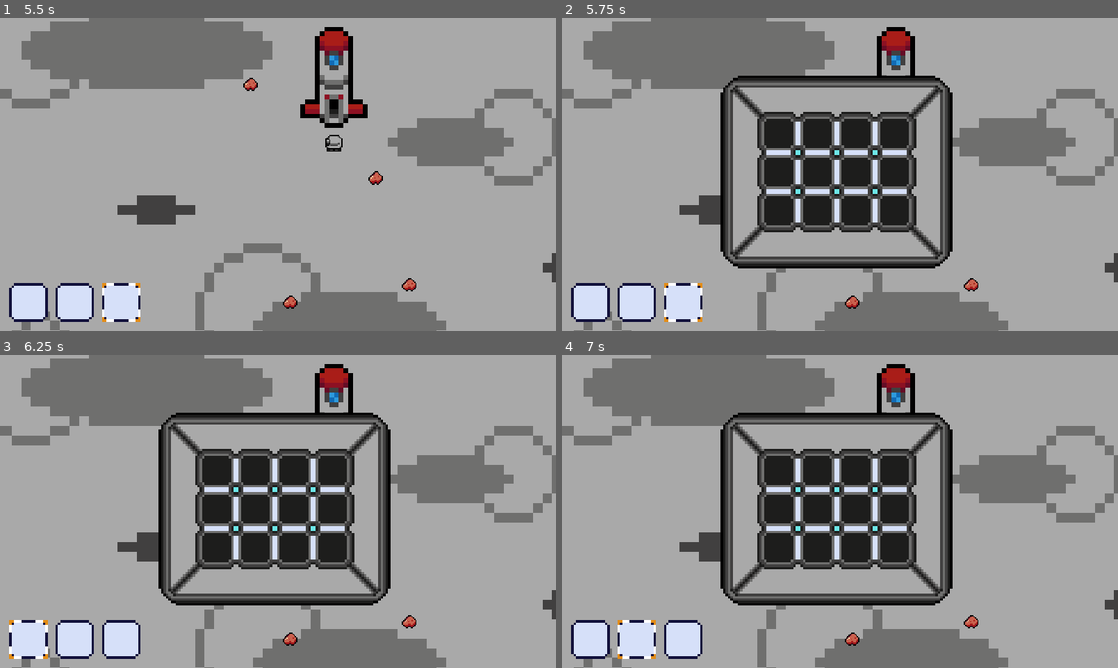
Above: before the commit, frames 1-4 (two rows, left to right).
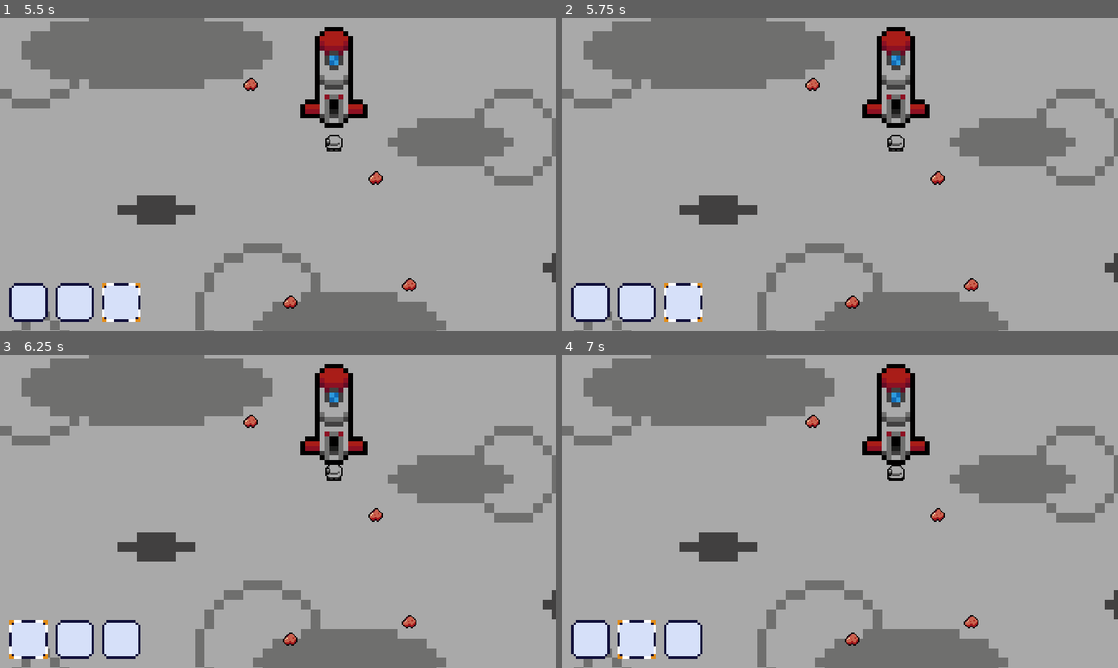
Above: after the commit, the same moments.

Repository: nntnta/Planetary-Rendezvous
Game: Godot game, scene res://main_scene/planet_select.tscn
The game is run twice, just before and just after one commit, with the same random seed, the same clock (stepped at 60 frames per second) and the same inputs.
Inputs (mouse positions are in pixels of both pictures, inside the frame that each line leads up to):
- Up to frame 1 (5.5 s): click (50, 177) at 0.5 s; move the mouse to (400, 158) at 1.27 s; hold 1 (1) 1.28-2.03 s; tap 2 (2) at 1.55, 2.1 s; tap Enter at 2, 3.5, 5 s; move the mouse to (166, 190) at 2.02 s; tap 3 (3) at 2.3 s; tap Space at 2.75, 4.25 s; move the mouse to (333, 105) at 2.77 s; hold 3 (3) 2.78-3.53 s; tap A (a) at 3.05, 3.6 s; move the mouse to (250, 237) at 3.52 s; tap D (d) at 3.8, 4.35 s; move the mouse to (444, 221) at 4.27 s; tap S (s) at 4.55, 5.1 s; tap Escape (esc) at 4.9 s; move the mouse to (111, 127) at 5.02 s; tap W (w) at 5.3 s
- Up to frame 2 (5.75 s): tap Tab (inventory) at 5.65 s
- Up to frame 3 (6.25 s): move the mouse to (305, 511) at 5.77 s; hold 1 (1) from 5.78 s (still down); tap W (w) at 5.85 s
- Up to frame 4 (7 s): move the mouse to (756, 433) at 6.52 s; release 1 (1) at 6.53 s; tap 1 (1) at 6.6 s; tap 2 (2) at 6.8 s

Frame 1 is identical in both runs. In frame 2, 18% of the frame differs, in the area x 28-71%, y 18-80%; in frame 3, 18%; in frame 4, 18%.

Commit message:
19

Diff:
--- a/Autoload/database.json
+++ b/Autoload/database.json
@@ -1,6 +1,6 @@
 {
 	"0" : {
-		"texture" : "mineral_earth.png",
+		"texture" : "healing_factor.png",
 		"slot_type" : 0,
 		"ATK" : 0
 	},
--- a/global_check/global.gd
+++ b/global_check/global.gd
@@ -1,4 +1,8 @@
 extends Node
+
+func _process(delta):
+	if exp_earth >= 5 && exp_mars >= 5 && exp_mercury >= 5 && exp_venus >= 5:
+		silver_pickaxe_drop = false
 
 #slots------------------------------------------------------------------------------------------------
 var slot = 'inv1'
@@ -11,3 +15,24 @@
 var diamond_pickaxe_drop	= true
 var cosmium_pickaxe_drop	= true
 #tools---------------------------------------------------------------------------------------------------
+
+#rare------
+var shiny_floral = false
+#rare------
+
+#items-------
+var item_array = []
+var healing_factor_dropped = false
+#items-------
+
+#planet exp------
+var exp_mercury = 0
+var exp_venus = 0
+var exp_earth = 0
+var exp_mars = 0
+var exp_jupiter = 0
+var exp_saturn = 0
+var exp_neptune = 0
+var exp_uranus = 0
+var exp_pluto = 0
+#planet exp------
--- a/loots/florals.gd
+++ b/loots/florals.gd
@@ -1,20 +1,38 @@
 extends Area2D
 
-
+var shiny = false
+var dropped = false
 # Called when the node enters the scene tree for the first time.
 func _ready():
-	if randi_range(0,100) < 10:
+	if randi_range(0,100) < 10 && global.shiny_floral == false && global.healing_factor_dropped == false:
+		shiny = true
+		global.shiny_floral = true
 		$AnimationPlayer.play('idle_shiny')
 	else:
 		$AnimationPlayer.play('idle')
-
-
 
 # Called every frame. 'delta' is the elapsed time since the previous frame.
 func _process(delta):
 	pass
 
-
 func _on_area_entered(area):
 	if area.is_in_group('pickaxe'):
 		$AnimationPlayer.play('gettingHit')
+
+	if area.is_in_group('player') && dropped:
+		if shiny:
+			var ID = '0'
+			global.healing_factor_dropped = true
+			get_parent().find_child("inv_grid").add_item(ID)
+		queue_free()
+
+func drops():
+	$coll_for_env.queue_free()
+	if shiny:
+		dropped = true
+		$Sprite2D.frame_coords = Vector2(1,2)
+		$Sprite2D.scale = Vector2(0.25,0.25)
+	else:
+		dropped = true
+		$Sprite2D.frame_coords = Vector2(0,2)
+		$Sprite2D.scale = Vector2(0.25,0.25)
--- a/loots/florals.tscn
+++ b/loots/florals.tscn
@@ -32,7 +32,7 @@
 "transitions": PackedFloat32Array(1),
 "values": [{
 "args": [],
-"method": &"queue_free"
+"method": &"drops"
 }]
 }
 
@@ -101,6 +101,9 @@
 "idle_shiny": SubResource("Animation_ib51v")
 }
 
+[sub_resource type="CircleShape2D" id="CircleShape2D_5uc74"]
+radius = 20.025
+
 [node name="floral" type="Area2D"]
 script = ExtResource("1_rjbvy")
 
@@ -108,7 +111,7 @@
 shape = SubResource("CircleShape2D_31cuw")
 
 [node name="Sprite2D" type="Sprite2D" parent="."]
-scale = Vector2(0.5, 0.1)
+scale = Vector2(0.25, 0.3)
 texture = ExtResource("1_fmlue")
 hframes = 2
 vframes = 3
@@ -120,4 +123,10 @@
 "": SubResource("AnimationLibrary_3kg56")
 }
 
+[node name="coll_for_env" type="StaticBody2D" parent="."]
+
+[node name="coll" type="CollisionShape2D" parent="coll_for_env"]
+shape = SubResource("CircleShape2D_5uc74")
+debug_color = Color(0.694118, 0.490196, 0.219608, 0.419608)
+
 [connection signal="area_entered" from="." to="." method="_on_area_entered"]
--- a/loots/minerals.gd
+++ b/loots/minerals.gd
@@ -1,52 +1,75 @@
 extends Area2D
-var mineral_hp = 3
+var mineral_hp = 4
+var pickaxe_dmg = 1
 var ID = '0'
 # Called when the node enters the scene tree for the first time.
 func _ready():
 	$drops.monitoring = false
 
 	if get_parent().editor_description == 'mercury':
-		ID = '3'
+		ID = '0'
 		$mineral.region_rect = Rect2(160,0,160,160)
 
 	if get_parent().editor_description == 'venus':
-		ID = '2'
+		ID = '1'
 		$mineral.region_rect = Rect2(480,0,160,160)
 
 	if get_parent().editor_description == 'earth':
-		ID = '0'
+		ID = '2'
 		$mineral.region_rect = Rect2(0,0,160,160)
 
 	if get_parent().editor_description == 'mars':
-		ID = '1'
+		ID = '3'
 		$mineral.region_rect = Rect2(320,0,160,160)
 
 # Called every frame. 'delta' is the elapsed time since the previous frame.
 func _process(delta):
-	pass
-
+	if !global.silver_pickaxe_drop:
+		pickaxe_dmg = 2
 
 func _on_area_entered(area):
 	if area.is_in_group('pickaxe'):
+		mineral_hp -= pickaxe_dmg
 		if mineral_hp == 3:
 			$mineral.region_rect.position.y = 160
 			$mineral.region_rect.size.y = 160
-			mineral_hp -= 1
+			#mineral_hp -= pickaxe_dmg
 
 		elif mineral_hp == 2:
 			$mineral.region_rect.position.y = 320
 			$mineral.region_rect.size.y = 160
-			mineral_hp -= 1
+			#mineral_hp -= pickaxe_dmg
 
-		elif mineral_hp == 1:
+		elif mineral_hp <= 1:
 			$coll.disabled = true
+			if $drops.monitoring == false:
+				$coll_for_env.queue_free()
 			$drops.monitoring = true
 			$mineral.region_rect.position.y = 480
 			$mineral.region_rect.size.y = 160
+			#mineral_hp -= pickaxe_dmg
+
+
 
 
 
 func _on_drops_area_entered(area):
 	if area.is_in_group('player'):
-		get_parent().find_child("inv_grid").add_item(ID)
+		match ID:
+			'0':
+				global.exp_mercury += 1
+				#if global.mineral_mercury > 4:
+					#print(global.mineral_mercury)
+			'1':
+				global.exp_venus += 1
+				#if global.mineral_venus > 4:
+					#print(global.mineral_venus)
+			'2':
+				global.exp_earth += 1
+				#if global.mineral_earth > 4:
+					#print(global.mineral_earth)
+			'3':
+				global.exp_mars += 1
+				#if global.mineral_mars > 4:
+					#print(global.mineral_mars)
 		queue_free()
--- a/loots/minerals.tscn
+++ b/loots/minerals.tscn
@@ -8,6 +8,9 @@
 
 [sub_resource type="CircleShape2D" id="CircleShape2D_2dn0l"]
 radius = 13.0384
+
+[sub_resource type="CircleShape2D" id="CircleShape2D_i1yno"]
+radius = 16.0
 
 [node name="minerals" type="Area2D" groups=["mineral"]]
 script = ExtResource("1_1q0km")
@@ -26,5 +29,12 @@
 [node name="coll" type="CollisionShape2D" parent="drops"]
 shape = SubResource("CircleShape2D_2dn0l")
 
+[node name="coll_for_env" type="StaticBody2D" parent="."]
+
+[node name="coll" type="CollisionShape2D" parent="coll_for_env"]
+position = Vector2(1, 0)
+shape = SubResource("CircleShape2D_i1yno")
+debug_color = Color(0.894118, 0.317647, 0.101961, 0.419608)
+
 [connection signal="area_entered" from="." to="." method="_on_area_entered"]
 [connection signal="area_entered" from="drops" to="." method="_on_drops_area_entered"]
--- a/main_scene/transition.gd
+++ b/main_scene/transition.gd
@@ -7,6 +7,8 @@
 var inMenu = false
 
 func change_scene(planet: PackedScene, name):
+	global.shiny_floral = false
+
 	current_scene = name
 	$transition/ColorRect.visible = true
 	$transition.play("fadeout")
--- a/player/inventory/UI.gd
+++ b/player/inventory/UI.gd
@@ -1,4 +1,5 @@
 extends Control
+
 
 
 func _input(event):
--- a/player/inventory/inv_grid.gd
+++ b/player/inventory/inv_grid.gd
@@ -1,8 +1,16 @@
 extends GridContainer
 
+func _ready():
+	for i in global.item_array:
+		add_item(i)
 
 func add_item(ID = "0"):
-	var item_texture = load("res://pics/minerals/" + ItemData.get_texture(ID))
+	if global.item_array == null:
+		global.item_array.append(ID)
+	elif !global.item_array.has(ID):
+		global.item_array.append(ID)
+
+	var item_texture = load("res://pics/inventory_stuff/" + ItemData.get_texture(ID))
 	var item_slot_type = ItemData.get_slot_type(ID)
 	var item_ATK = ItemData.get_ATK(ID)
 	var item_ID = ID
@@ -14,23 +22,13 @@
 					"quantity": item_quantity}
 
 	var index = 0
-	var first_slot = true
-	var first_index = 0
-	var no_dup = true
 	for i in get_children():
 		item_quantity = i.get_quantity()
-		if i.filled == false && first_slot == true:
-			first_index = i.get_index()
-			first_slot = false
-		if i.filled == true && item_ID == i.get_ID() :
+
+		if i.filled == false :
 			index = i.get_index()
-			item_data["quantity"] = item_quantity+1
-			no_dup = false
 			break
 		#elif i.filled == false:
 			#index = i.get_index()
 
-	if no_dup:
-		get_child(first_index).set_property(item_data)
-	if !no_dup:
-		get_child(index).set_property(item_data)
+	get_child(index).set_property(item_data)
--- a/player/inventory/inventory.tscn
+++ b/player/inventory/inventory.tscn
@@ -7,13 +7,14 @@
 [ext_resource type="Texture2D" uid="uid://bpfbqjpjdsmsy" path="res://pics/tools/inventory_box.png" id="2_lmtku"]
 [ext_resource type="PackedScene" uid="uid://b074yf6ad0w1i" path="res://player/inventory/passive_slot.tscn" id="2_v658d"]
 
+[sub_resource type="StyleBoxEmpty" id="StyleBoxEmpty_x5ndk"]
+
 [node name="inventory" type="Node2D"]
 z_index = 8
 position = Vector2(189, 258)
 scale = Vector2(2, 2)
 
 [node name="UI" type="Control" parent="."]
-visible = false
 layout_mode = 3
 anchors_preset = 0
 offset_right = 40.0
@@ -21,17 +22,18 @@
 script = ExtResource("1_ni7ij")
 
 [node name="inv_box" type="Sprite2D" parent="UI"]
+visible = false
 position = Vector2(123.5, 55.5)
 scale = Vector2(0.25, 0.25)
 texture = ExtResource("2_lmtku")
 
 [node name="inv_grid" type="GridContainer" parent="UI"]
-custom_minimum_size = Vector2(40, 0)
 layout_mode = 1
-offset_left = 47.5
-offset_right = 219.5
-offset_bottom = 128.0
-columns = 4
+offset_left = 431.5
+offset_top = -125.5
+offset_right = 475.5
+offset_bottom = 32.5
+columns = 2
 script = ExtResource("1_cn8rl")
 
 [node name="slot" parent="UI/inv_grid" instance=ExtResource("1_eos7a")]
@@ -77,17 +79,16 @@
 script = ExtResource("2_a8fxl")
 
 [node name="passiveSlot" parent="UI/player" instance=ExtResource("2_v658d")]
-custom_minimum_size = Vector2(0, 0)
 layout_mode = 0
 offset_left = 320.0
 offset_right = 360.0
 offset_bottom = 40.0
 size_flags_horizontal = 1
 size_flags_vertical = 1
+theme_override_styles/panel = SubResource("StyleBoxEmpty_x5ndk")
 slot_type = 1
 
 [node name="passiveSlot2" parent="UI/player" instance=ExtResource("2_v658d")]
-custom_minimum_size = Vector2(0, 0)
 layout_mode = 0
 offset_left = 320.0
 offset_top = 44.0
@@ -95,10 +96,10 @@
 offset_bottom = 84.0
 size_flags_horizontal = 1
 size_flags_vertical = 1
+theme_override_styles/panel = SubResource("StyleBoxEmpty_x5ndk")
 slot_type = 2
 
 [node name="passiveSlot3" parent="UI/player" instance=ExtResource("2_v658d")]
-custom_minimum_size = Vector2(0, 0)
 layout_mode = 0
 offset_left = 320.0
 offset_top = 88.0
@@ -106,6 +107,7 @@
 offset_bottom = 128.0
 size_flags_horizontal = 1
 size_flags_vertical = 1
+theme_override_styles/panel = SubResource("StyleBoxEmpty_x5ndk")
 slot_type = 3
 
 [node name="atk" type="Label" parent="UI"]
--- a/player/inventory/slot.gd
+++ b/player/inventory/slot.gd
@@ -17,11 +17,7 @@
 func _drop_data(_pos, data):
 	var temp = texture_rect.property
 	texture_rect.property = data.property
-	if data.ID == texture_rect.ID:
-		set_quantity(texture_rect.quantity)
 	data.property = temp
-
-
 
 
 func get_preview():
--- a/player/inventory/slot.tscn
+++ b/player/inventory/slot.tscn
@@ -3,19 +3,18 @@
 [ext_resource type="Script" path="res://player/inventory/slot.gd" id="1_holgv"]
 [ext_resource type="Script" path="res://player/inventory/slotStat.gd" id="2_8ngjj"]
 
-[sub_resource type="StyleBoxEmpty" id="StyleBoxEmpty_x5ndk"]
+[sub_resource type="StyleBoxEmpty" id="StyleBoxEmpty_4sg5c"]
 
 [node name="slot" type="PanelContainer"]
-custom_minimum_size = Vector2(36, 36)
-offset_right = 30.0
-offset_bottom = 30.0
+offset_right = 24.0
+offset_bottom = 24.0
 size_flags_horizontal = 0
 size_flags_vertical = 0
-theme_override_styles/panel = SubResource("StyleBoxEmpty_x5ndk")
+theme_override_styles/panel = SubResource("StyleBoxEmpty_4sg5c")
 script = ExtResource("1_holgv")
 
 [node name="slot_texture" type="TextureRect" parent="."]
-custom_minimum_size = Vector2(30, 30)
+custom_minimum_size = Vector2(24, 24)
 layout_mode = 2
 expand_mode = 1
 script = ExtResource("2_8ngjj")
--- a/player/player.gd
+++ b/player/player.gd
@@ -6,6 +6,7 @@
 func _ready():
 	$tools/pickaxe/hitbox/coll.disabled = true
 	$tools/pickaxe/pickaxe.visible = false
+	#global.silver_pickaxe_drop = false
 
 func _physics_process(delta):
 	velocity  = Input.get_vector("a",'d','w','s') * SPEED * delta
@@ -20,6 +21,14 @@
 		$AnimationTree.set("parameters/walk/blend_position", velocity)
 
 		move_and_slide()
+	#pickaxe upgrades below
+	if !global.silver_pickaxe_drop:
+		#$tools/pickaxe/pickaxe.frame_coords = Vector2i(2,3)
+		anim_silver_change('swingPickaxeDown')
+		anim_silver_change('swingPickaxeLeft')
+		anim_silver_change('swingPickaxeRight')
+		anim_silver_change('swingPickaxeUp')
+
 
 func _input(event):
 	if event.is_action_pressed("leftClick", false) && !swing && !global.bronze_pickaxe_drop && global.slot == 'inv1':
@@ -44,3 +53,14 @@
 		$tools/pickaxe/hitbox/coll.disabled = true
 	if $tools/pickaxe/pickaxe.visible:
 		$tools/pickaxe/hitbox/coll.disabled = false
+
+func anim_silver_change(name:String):
+	var anim = $AnimationPlayer.get_animation(name)
+	var index_frame_1 = anim.find_track('tools/pickaxe/pickaxe:frame_coords',0)
+	var index_frame_2 = anim.find_track('tools/pickaxe/pickaxe_silver:frame_coords',0)
+	var index_vis_1 = anim.find_track('tools/pickaxe/pickaxe:visible',0)
+	var index_vis_2 = anim.find_track('tools/pickaxe/pickaxe_silver:visible',0)
+	anim.remove_track(index_frame_1)
+	anim.track_set_enabled(index_frame_2, true)
+	anim.remove_track(index_vis_1)
+	anim.track_set_enabled(index_vis_2, true)
--- a/player/player.tscn
+++ b/player/player.tscn
@@ -244,6 +244,30 @@
 "update": 1,
 "values": [false, true]
 }
+tracks/7/type = "value"
+tracks/7/imported = false
+tracks/7/enabled = false
+tracks/7/path = NodePath("tools/pickaxe/pickaxe_silver:frame_coords")
+tracks/7/interp = 1
+tracks/7/loop_wrap = true
+tracks/7/keys = {
+"times": PackedFloat32Array(0, 0.1, 0.2, 0.3),
+"transitions": PackedFloat32Array(1, 1, 1, 1),
+"update": 1,
+"values": [Vector2i(2, 1), Vector2i(2, 2), Vector2i(2, 0), Vector2i(2, 2)]
+}
+tracks/8/type = "value"
+tracks/8/imported = false
+tracks/8/enabled = false
+tracks/8/path = NodePath("tools/pickaxe/pickaxe_silver:visible")
+tracks/8/interp = 1
+tracks/8/loop_wrap = true
+tracks/8/keys = {
+"times": PackedFloat32Array(0.02, 0.35),
+"transitions": PackedFloat32Array(1, 1),
+"update": 1,
+"values": [true, false]
+}
 
 [sub_resource type="Animation" id="Animation_hil5c"]
 resource_name = "swingPickaxeLeft"
@@ -347,6 +371,30 @@
 "update": 1,
 "values": [false, true]
 }
+tracks/8/type = "value"
+tracks/8/imported = false
+tracks/8/enabled = false
+tracks/8/path = NodePath("tools/pickaxe/pickaxe_silver:frame_coords")
+tracks/8/interp = 1
+tracks/8/loop_wrap = true
+tracks/8/keys = {
+"times": PackedFloat32Array(0, 0.3),
+"transitions": PackedFloat32Array(1, 1),
+"update": 1,
+"values": [Vector2i(2, 3), Vector2i(2, 3)]
+}
+tracks/9/type = "value"
+tracks/9/imported = false
+tracks/9/enabled = false
+tracks/9/path = NodePath("tools/pickaxe/pickaxe_silver:visible")
+tracks/9/interp = 1
+tracks/9/loop_wrap = true
+tracks/9/keys = {
+"times": PackedFloat32Array(0.02, 0.35),
+"transitions": PackedFloat32Array(1, 1),
+"update": 1,
+"values": [true, false]
+}
 
 [sub_resource type="Animation" id="Animation_mxkie"]
 resource_name = "swingPickaxeRight"
@@ -450,6 +498,30 @@
 "update": 1,
 "values": [false, true]
 }
+tracks/8/type = "value"
+tracks/8/imported = false
+tracks/8/enabled = false
+tracks/8/path = NodePath("tools/pickaxe/pickaxe_silver:frame_coords")
+tracks/8/interp = 1
+tracks/8/loop_wrap = true
+tracks/8/keys = {
+"times": PackedFloat32Array(0, 0.3),
+"transitions": PackedFloat32Array(1, 1),
+"update": 1,
+"values": [Vector2i(2, 3), Vector2i(2, 3)]
+}
+tracks/9/type = "value"
+tracks/9/imported = false
+tracks/9/enabled = false
+tracks/9/path = NodePath("tools/pickaxe/pickaxe_silver:visible")
+tracks/9/interp = 1
+tracks/9/loop_wrap = true
+tracks/9/keys = {
+"times": PackedFloat32Array(0.02, 0.35),
+"transitions": PackedFloat32Array(1, 1),
+"update": 1,
+"values": [true, false]
+}
 
 [sub_resource type="Animation" id="Animation_0suae"]
 resource_name = "swingPickaxeUp"
@@ -540,6 +612,30 @@
 "transitions": PackedFloat32Array(1, 1),
 "update": 1,
 "values": [false, true]
+}
+tracks/7/type = "value"
+tracks/7/imported = false
+tracks/7/enabled = false
+tracks/7/path = NodePath("tools/pickaxe/pickaxe_silver:frame_coords")
+tracks/7/interp = 1
+tracks/7/loop_wrap = true
+tracks/7/keys = {
+"times": PackedFloat32Array(0, 0.1, 0.2, 0.3),
+"transitions": PackedFloat32Array(1, 1, 1, 1),
+"update": 1,
+"values": [Vector2i(2, 1), Vector2i(7, 2), Vector2i(7, 2), Vector2i(2, 1)]
+}
+tracks/8/type = "value"
+tracks/8/imported = false
+tracks/8/enabled = false
+tracks/8/path = NodePath("tools/pickaxe/pickaxe_silver:visible")
+tracks/8/interp = 1
+tracks/8/loop_wrap = true
+tracks/8/keys = {
+"times": PackedFloat32Array(0.02, 0.35),
+"transitions": PackedFloat32Array(1, 1),
+"update": 1,
+"values": [true, false]
 }
 
 [sub_resource type="Animation" id="Animation_5jbbv"]
@@ -712,6 +808,7 @@
 z_index = 1
 
 [node name="pickaxe" type="Sprite2D" parent="tools/pickaxe"]
+visible = false
 scale = Vector2(0.25, 0.25)
 texture = ExtResource("3_50khj")
 hframes = 11
@@ -719,12 +816,20 @@
 frame = 12
 region_rect = Rect2(180, 500, 120, 120)
 
+[node name="pickaxe_silver" type="Sprite2D" parent="tools/pickaxe"]
+visible = false
+scale = Vector2(0.25, 0.25)
+texture = ExtResource("3_50khj")
+hframes = 11
+vframes = 5
+
 [node name="hitbox" type="Area2D" parent="tools/pickaxe" groups=["pickaxe"]]
 
 [node name="coll" type="CollisionShape2D" parent="tools/pickaxe/hitbox"]
 z_index = 4
 rotation = 0.00976468
 shape = SubResource("CircleShape2D_07rs6")
+disabled = true
 
 [node name="AnimationPlayer" type="AnimationPlayer" parent="."]
 libraries = {
--- a/player/player_interface.gd
+++ b/player/player_interface.gd
@@ -1,15 +1,16 @@
 extends Node2D
 
 # Called when the node enters the scene tree for the first time.
-func _ready():
-	pass
+
 
 # Called every frame. 'delta' is the elapsed time since the previous frame.
 func _process(delta):
 	if !global.bronze_pickaxe_drop:
 		$inv/inv1/inv_1.visible = true
-		$inv/inv1/inv_1.region_rect = Rect2(180,500,120,120) #bronze pickaxe
-
+		$inv/inv1/inv_1.region_rect = Rect2(160,480,160,160) #bronze pickaxe
+	if !global.silver_pickaxe_drop:
+		$inv/inv1/inv_1.visible = true
+		$inv/inv1/inv_1.region_rect = Rect2(320,480,160,160)
 
 func _input(event):
 	if event.is_action_pressed("1"):
--- a/player/player_interface.tscn
+++ b/player/player_interface.tscn
@@ -21,7 +21,7 @@
 scale = Vector2(0.5, 0.5)
 texture = ExtResource("2_loui6")
 region_enabled = true
-region_rect = Rect2(180, 500, 120, 120)
+region_rect = Rect2(340, 500, 120, 120)
 
 [node name="inv_1_selected" type="Sprite2D" parent="inv/inv1"]
 z_index = 1
@@ -83,4 +83,4 @@
 texture = ExtResource("4_fbvl1")
 
 [node name="inventory" parent="." instance=ExtResource("5_kysye")]
-position = Vector2(322, 208)
+position = Vector2(170, 265)
Not shown: 1 places in loots/florals.tscn that only renumber resources
Not shown: 1 places in loots/minerals.tscn that only renumber resources
Binary file added: pics/inventory_stuff/healing_factor.png
Not shown, added: pics/inventory_stuff/healing_factor.png.import
Not shown: 1 places in player/inventory/inventory.tscn that only renumber resources
